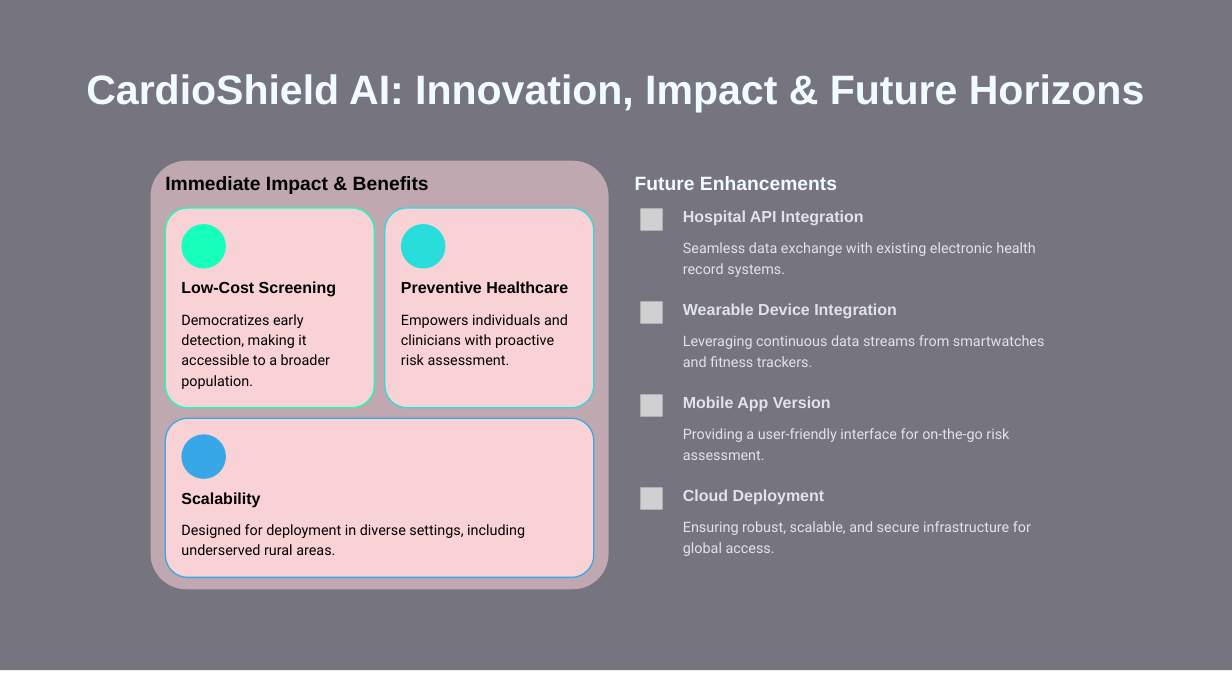
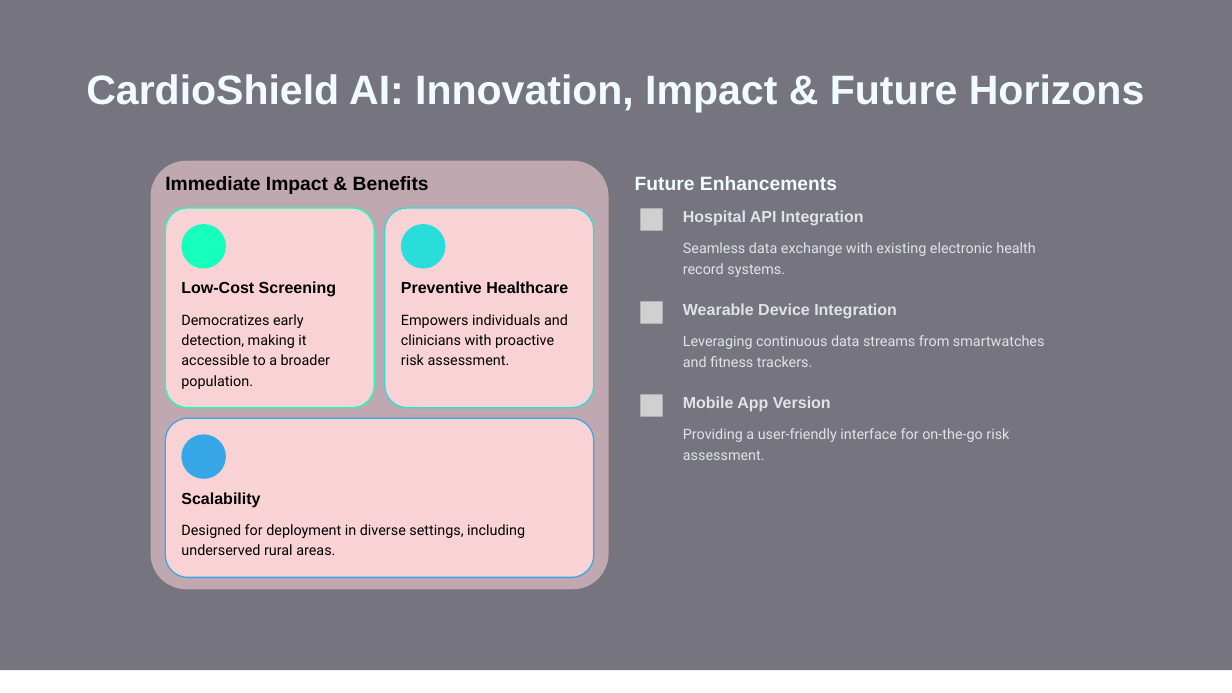
Before and after one commit to shivansh-dhakad/NAVKALPANA-RICR-NK-0046, a slide deck: slide 10 of DOCS/Final-PPT-CardioShield-AI.pptx. Drawn at 1232x693 pixels with LibreOffice and Linux fonts; fonts in the diff are those of the drawing; grey boxes stand for pictures; background and template pictures are left out. Boxes give left, top, right and bottom in pixels: in the first picture for what was removed or moved away, otherwise in the second. Text is boxed around its words. In the diff, an @@ line names an element or a change of style, - is before the commit and + after.

```diff
--- a/DOCS/Final-PPT-CardioShield-AI.pptx
+++ b/DOCS/Final-PPT-CardioShield-AI.pptx
@@ picture removed at [640,487,662,509] @@
@@ text removed at [683,489,825,504] @@
-Cloud Deployment
@@ text removed at [683,521,1031,556] @@
-Ensuring robust, scalable, and secure infrastructure for global access.
```
Also in this commit, not shown: 2 other slides changed.
